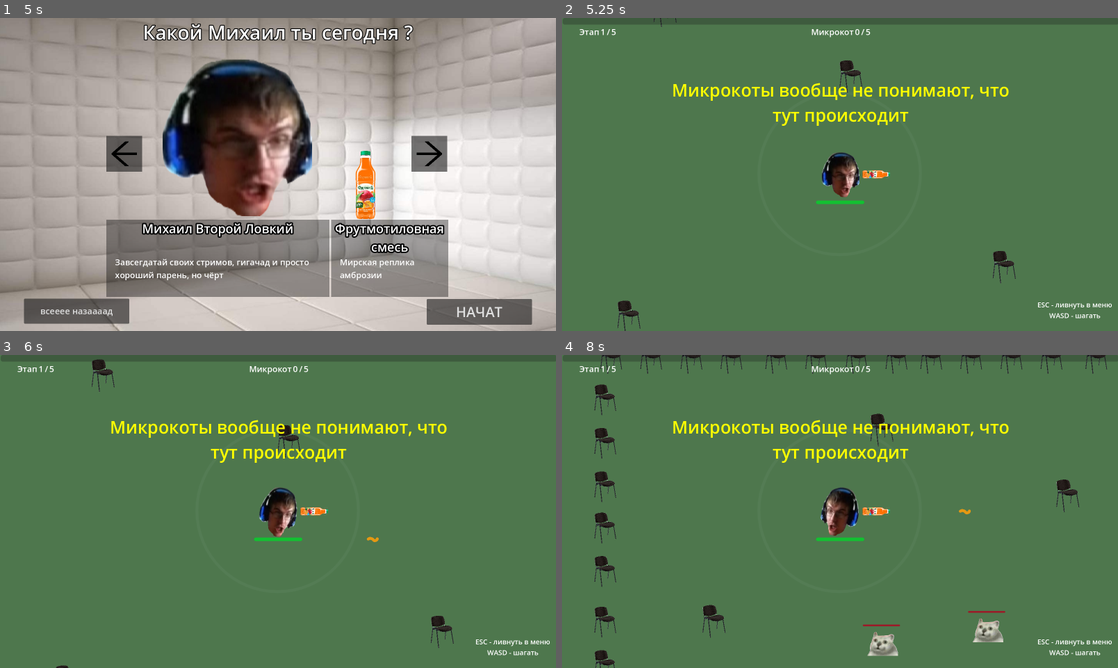
Above: before the commit, frames 1-4 (two rows, left to right).
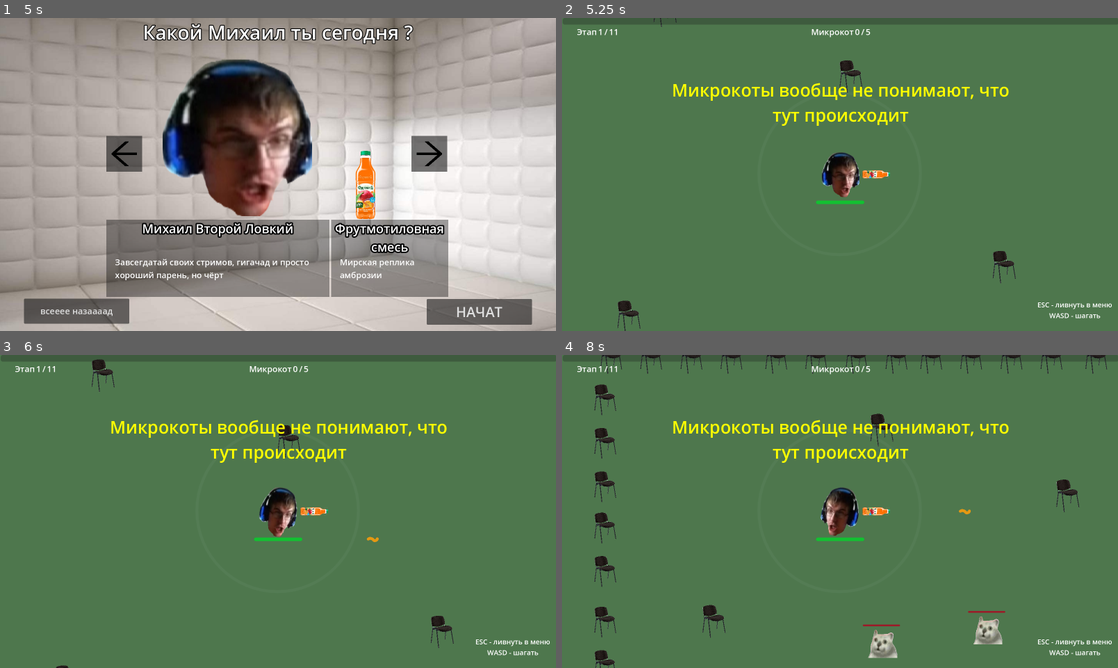
Above: after the commit, the same moments.

Repository: ilyabasisty/mtsia-survivors
Game: Godot game, scene res://src/scenes/splash_screen.tscn
Same seed, same stepped clock (60 frames per second), same inputs: the game is played once before the commit and once after it.
Inputs (mouse positions are in pixels of both pictures, inside the frame that each line leads up to):
- Up to frame 1 (5 s): tap Enter at 0.5, 2 s; move the mouse to (400, 158) at 0.52 s; hold D (move_right) 0.53-1.28 s; tap Space at 1.25 s; move the mouse to (166, 190) at 1.27 s; hold S (move_down) 1.28-2.03 s; move the mouse to (333, 105) at 2.02 s; hold D (move_right) 2.03-2.75 s; click "ЗАПУСТЫТ СЕРВЕР" at 2.75 s; click "всееее назаааад" at 3.5 s; click "ЗАПУСТЫТ СЕРВЕР" at 4.25 s
- Up to frame 2 (5.25 s): click "НАЧАТ" at 5 s
- Up to frame 3 (6 s): tap Space at 5.75 s; move the mouse to (250, 574) at 5.77 s; hold W (move_up) from 5.78 s (still down)
- Up to frame 4 (8 s): move the mouse to (1006, 558) at 6.52 s; release W (move_up) at 6.53 s; hold A (move_left) from 6.53 s (still down); move the mouse to (673, 464) at 7.27 s

Frame 1 is identical in both runs. In frame 2, less than 0.1% of the frame differs, in the area x 2-10%, y 3-6%; in frame 3, less than 0.1%; in frame 4, 0.4%, in the area x 2-80%, y 3-97%.

Commit message:
version 1.0

Diff:
--- a/project.godot
+++ b/project.godot
@@ -13,7 +13,7 @@
 config/name="MtSiA-survivors"
 run/main_scene="res://src/scenes/splash_screen.tscn"
 config/features=PackedStringArray("4.3", "GL Compatibility")
-config/icon="res://icon.svg"
+config/icon="res://assets/images/enemies/the_Cat_alph.png"
 
 [autoload]
 
--- a/src/datass/enemies.gd
+++ b/src/datass/enemies.gd
@@ -46,5 +46,59 @@
 		"title": "Свидетель из Фрязино",
 		"text": "Они пришли засвидетельствовать фееричное поражение",
 	},
+	{
+		"image": load("res://assets/images/enemies/GLAZZ.png"),
+		"max_in_swarm": 20,
+		"health": 9,
+		"damage": 5.0,
+		"spawn_rate": 0.4,
+		"title": "Глазик",
+		"text": "Их пришествее знаменует перепрохождение величайшей игры",
+	},
+	{
+		"image": load("res://assets/images/enemies/tank.png"),
+		"max_in_swarm": 1,
+		"health": 90,
+		"damage": 20.0,
+		"spawn_rate": 0.5,
+		"title": "Танк",
+		"text": "Он едет. Но в отличии от тебя он не верит, так что результат предрешён",
+	},
+	{
+		"image": load("res://assets/images/enemies/iyi.png"),
+		"max_in_swarm": 9,
+		"health": 19,
+		"damage": 9.0,
+		"spawn_rate": 1.0,
+		"title": "ЪУЪ",
+		"text": "Чем же недовольны эти котята?",
+	},
+	{
+		"image": load("res://assets/images/enemies/head_crabik.png"),
+		"max_in_swarm": 40,
+		"health": 1,
+		"damage": 1.0,
+		"spawn_rate": 0.3,
+		"title": "Головокраб",
+		"text": "Не помешала бы монтировка под рукой",
+	},
+	{
+		"image": load("res://assets/images/enemies/izbalolistttt.png"),
+		"max_in_swarm": 1,
+		"health": 80,
+		"damage": 50.0,
+		"spawn_rate": 0.5,
+		"title": "Избиболист",
+		"text": "Выглядит привычно, но что-то не так",
+	},
+		{
+		"image": load("res://assets/images/enemies/izbalolistttt_dark.png"),
+		"max_in_swarm": 1,
+		"health": 160,
+		"damage": 50.0,
+		"spawn_rate": 0.5,
+		"title": "Бибалист",
+		"text": "Вот он, тайнственный чужеземец из иных миров",
+	},
 
 ]
--- a/src/enemies/mob.tscn
+++ b/src/enemies/mob.tscn
@@ -3,9 +3,6 @@
 [ext_resource type="Script" path="res://src/enemies/mob_inner.gd" id="1_1ud24"]
 [ext_resource type="Script" path="res://src/enemies/mob.gd" id="1_3r7rv"]
 [ext_resource type="Texture2D" uid="uid://boaswryyfmyv5" path="res://assets/images/enemies/the_Cat_alph.png" id="3_g7fti"]
-
-[sub_resource type="CircleShape2D" id="CircleShape2D_e5x0w"]
-radius = 40.0125
 
 [sub_resource type="Animation" id="Animation_vlo33"]
 length = 0.001
@@ -106,14 +103,13 @@
 corner_radius_bottom_right = 9
 corner_radius_bottom_left = 9
 
+[sub_resource type="RectangleShape2D" id="RectangleShape2D_bs1bk"]
+size = Vector2(88, 94)
+
 [node name="Mob" type="CharacterBody2D"]
 collision_layer = 2
 collision_mask = 2
 script = ExtResource("1_3r7rv")
-
-[node name="CollisionShape2D" type="CollisionShape2D" parent="."]
-position = Vector2(1, 6)
-shape = SubResource("CircleShape2D_e5x0w")
 
 [node name="Mob" type="Node2D" parent="."]
 unique_name_in_owner = true
@@ -130,10 +126,10 @@
 }
 
 [node name="TextureRect" type="TextureRect" parent="Mob"]
-offset_left = -43.0
-offset_top = -36.0
-offset_right = 312.0
-offset_bottom = 260.0
+offset_left = -41.0
+offset_top = -43.0
+offset_right = 298.0
+offset_bottom = 308.0
 scale = Vector2(0.25641, 0.25641)
 expand_mode = 1
 
@@ -146,3 +142,7 @@
 theme_override_styles/fill = SubResource("StyleBoxFlat_j7wy5")
 value = 100.0
 show_percentage = false
+
+[node name="CollisionShape2D" type="CollisionShape2D" parent="."]
+position = Vector2(3, 3)
+shape = SubResource("RectangleShape2D_bs1bk")
--- a/src/player/player.tscn
+++ b/src/player/player.tscn
@@ -137,7 +137,7 @@
 }
 
 [sub_resource type="CircleShape2D" id="CircleShape2D_0q7cs"]
-radius = 64.0
+radius = 87.0057
 
 [sub_resource type="StyleBoxFlat" id="StyleBoxFlat_an45s"]
 bg_color = Color(0, 0.917647, 0.172549, 0.713726)
--- a/src/scenes/about_ga_yme.tscn
+++ b/src/scenes/about_ga_yme.tscn
@@ -63,6 +63,7 @@
 text = "Отступить назад"
 
 [node name="Button2" type="Button" parent="Control"]
+layout_mode = 0
 offset_left = 1116.0
 offset_top = 60.0
 offset_right = 1560.0
--- a/src/scenes/character_selection.tscn
+++ b/src/scenes/character_selection.tscn
@@ -117,6 +117,21 @@
 [sub_resource type="LabelSettings" id="LabelSettings_7rw47"]
 font_size = 24
 
+[sub_resource type="Animation" id="Animation_5ddcl"]
+length = 0.001
+tracks/0/type = "value"
+tracks/0/imported = false
+tracks/0/enabled = true
+tracks/0/path = NodePath("mishail_texture:scale")
+tracks/0/interp = 1
+tracks/0/loop_wrap = true
+tracks/0/keys = {
+"times": PackedFloat32Array(0),
+"transitions": PackedFloat32Array(1),
+"update": 0,
+"values": [Vector2(1, 1)]
+}
+
 [sub_resource type="Animation" id="Animation_1c0pd"]
 resource_name = "mikhail_scale"
 length = 2.0
@@ -134,21 +149,6 @@
 "values": [Vector2(1, 1), Vector2(1, 0.885), Vector2(1, 1)]
 }
 
-[sub_resource type="Animation" id="Animation_5ddcl"]
-length = 0.001
-tracks/0/type = "value"
-tracks/0/imported = false
-tracks/0/enabled = true
-tracks/0/path = NodePath("mishail_texture:scale")
-tracks/0/interp = 1
-tracks/0/loop_wrap = true
-tracks/0/keys = {
-"times": PackedFloat32Array(0),
-"transitions": PackedFloat32Array(1),
-"update": 0,
-"values": [Vector2(1, 1)]
-}
-
 [sub_resource type="AnimationLibrary" id="AnimationLibrary_fh1yj"]
 _data = {
 "RESET": SubResource("Animation_5ddcl"),
Binary file added: assets/images/enemies/GLAZZ.png
Not shown, added: assets/images/enemies/GLAZZ.png.import
Binary file added: assets/images/enemies/head_crabik.png
Not shown, added: assets/images/enemies/head_crabik.png.import
Binary file added: assets/images/enemies/iyi.png
Not shown, added: assets/images/enemies/iyi.png.import
Binary file added: assets/images/enemies/izbalolistttt.png
Not shown, added: assets/images/enemies/izbalolistttt.png.import
Binary file added: assets/images/enemies/izbalolistttt_dark.png
Not shown, added: assets/images/enemies/izbalolistttt_dark.png.import
Binary file added: assets/images/enemies/tank.png
Not shown, added: assets/images/enemies/tank.png.import
(and 6 more such lines)
